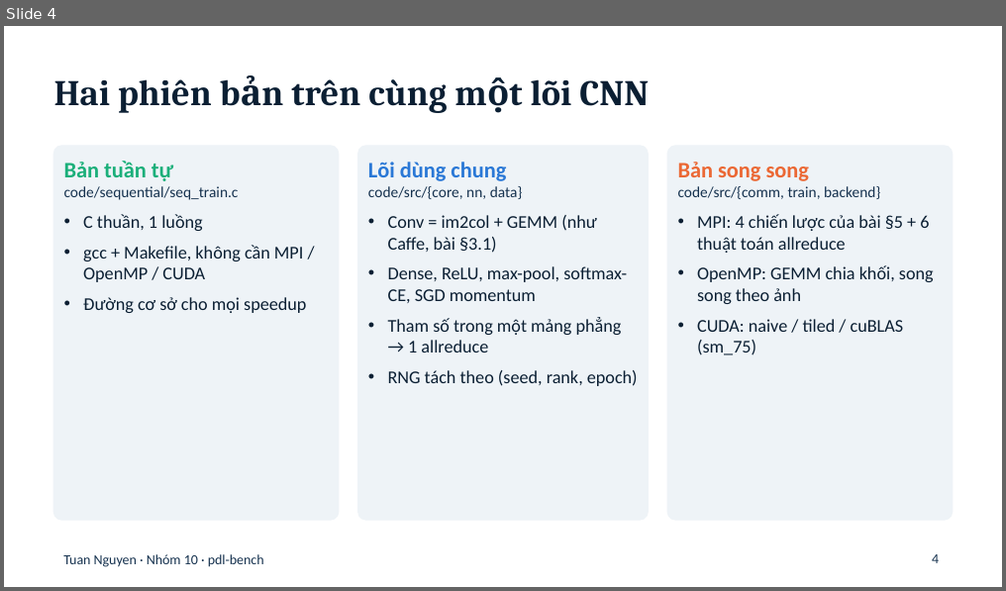
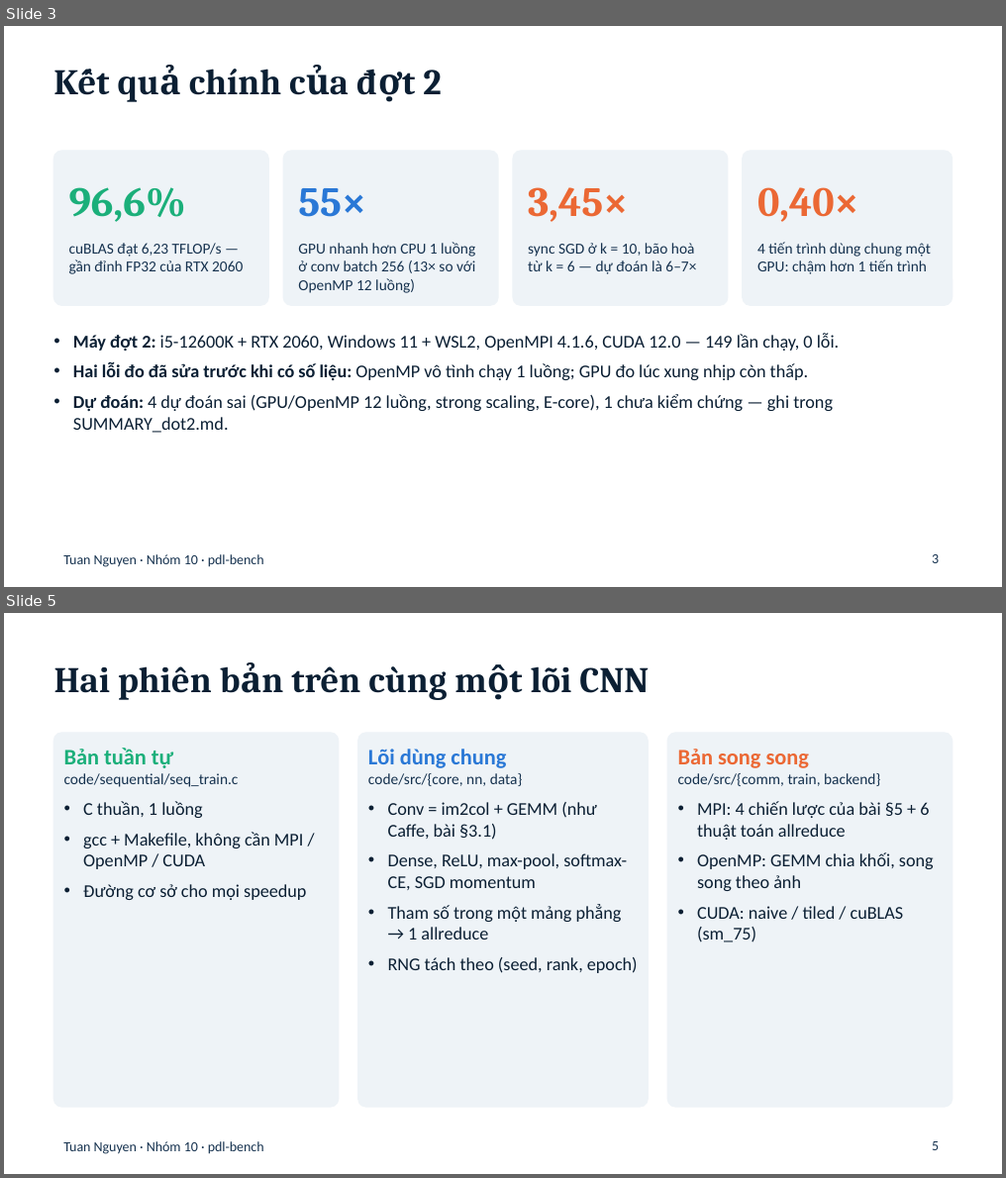
Before and after one commit to ducthinhh1002/High-Performance-Computing, a slide deck: tuannn/slides/tuannn-pdl-bench.pptx. Shown one above the other, each under a label of ours: slide 4 before the commit, slides 3 and 5 after it; the slides between them are not shown. The pictures are 1006x591 and 1006x1178 pixels, drawn with LibreOffice and Linux fonts; fonts in the diff are those of the drawing. Boxes give left, top, right and bottom in pixels: in the first picture for what was removed or moved away, otherwise in the second. Text is boxed around its words. In the diff, an @@ line names an element or a change of style, - is before the commit and + after.

Commit message:
Slide: thêm 9 slide đợt 2 (GPU, giao tiếp, scaling, lai, chiến lược, hai lỗi đo) và cập nhật slide cũ
Bảng đối chiếu bài báo, giới hạn và câu hỏi nghiên cứu cập nhật theo kết quả đợt 2. Hình đợt 2 là
ảnh từ report/figures. Bỏ các a:pPr lặp trong đoạn văn của file gốc.

```diff
--- a/tuannn/slides/tuannn-pdl-bench.pptx
+++ b/tuannn/slides/tuannn-pdl-bench.pptx
@@ slide 3 added at (4,26,1002,587), background #FFFFFF; not listed: 1 template element that a slide beside it also shows @@
@@ title added at (189,69,441,95), 26 pt, text #0B1F33, bold @@
+Kết quả chính của đợt 2
@@ rounded rectangle added at (54,151,268,305), fill #EEF3F7, outline #EEF3F7 1 pt @@
@@ rounded rectangle added at (283,151,498,305), fill #EEF3F7, outline #EEF3F7 1 pt @@
@@ rounded rectangle added at (513,151,728,305), fill #EEF3F7, outline #EEF3F7 1 pt @@
@@ rounded rectangle added at (743,151,952,305), fill #EEF3F7, outline #EEF3F7 1 pt @@
@@ text added at (69,187,186,222), 30 pt, text #1BAF7A, bold @@
+96,6%
@@ text added at (298,188,366,217), 30 pt, text #2A78D6, bold @@
+55×
@@ text added at (528,187,628,222), 30 pt, text #EB6834, bold @@
+3,45×
@@ text added at (757,187,859,222), 30 pt, text #EB6834, bold @@
+0,40×
@@ text added at (69,243,243,274), 11 pt, text #16324F @@
+cuBLAS đạt 6,23 TFLOP/s — gần đỉnh FP32 của RTX 2060
@@ text added at (298,242,475,293), 11 pt, text #16324F @@
+GPU nhanh hơn CPU 1 luồng ở conv batch 256 (13× so với OpenMP 12 luồng)
@@ text added at (528,243,696,274), 11 pt, text #16324F @@
+sync SGD ở k = 10, bão hoà từ k = 6 — dự đoán là 6–7×
@@ text added at (757,242,932,274), 11 pt, text #16324F @@
+4 tiến trình dùng chung một GPU: chậm hơn 1 tiến trình
@@ text added at (73,333,839,433), 13 pt, text #0B1F33 @@
+• Máy đợt 2: i5-12600K + RTX 2060, Windows 11 + WSL2, OpenMPI 4.1.6, CUDA 12.0 — 149 lần chạy, 0 lỗi.
+• Hai lỗi đo đã sửa trước khi có số liệu: OpenMP vô tình chạy 1 luồng; GPU đo lúc xung nhịp còn thấp.
+• Dự đoán: 4 dự đoán sai (GPU/OpenMP 12 luồng, strong scaling, E-core), 1 chưa kiểm chứng — ghi trong SUMMARY_dot2.md.
@@ page number added at (932,555,939,564), 10 pt, text #16324F @@
+3
@@ what was slide 4 is now slide 5 @@
@@ page number at (932,1142,939,1151): text changed @@
-4
+5
```
Also in this commit, not shown: 11 slides changed, 8 other slides added.
